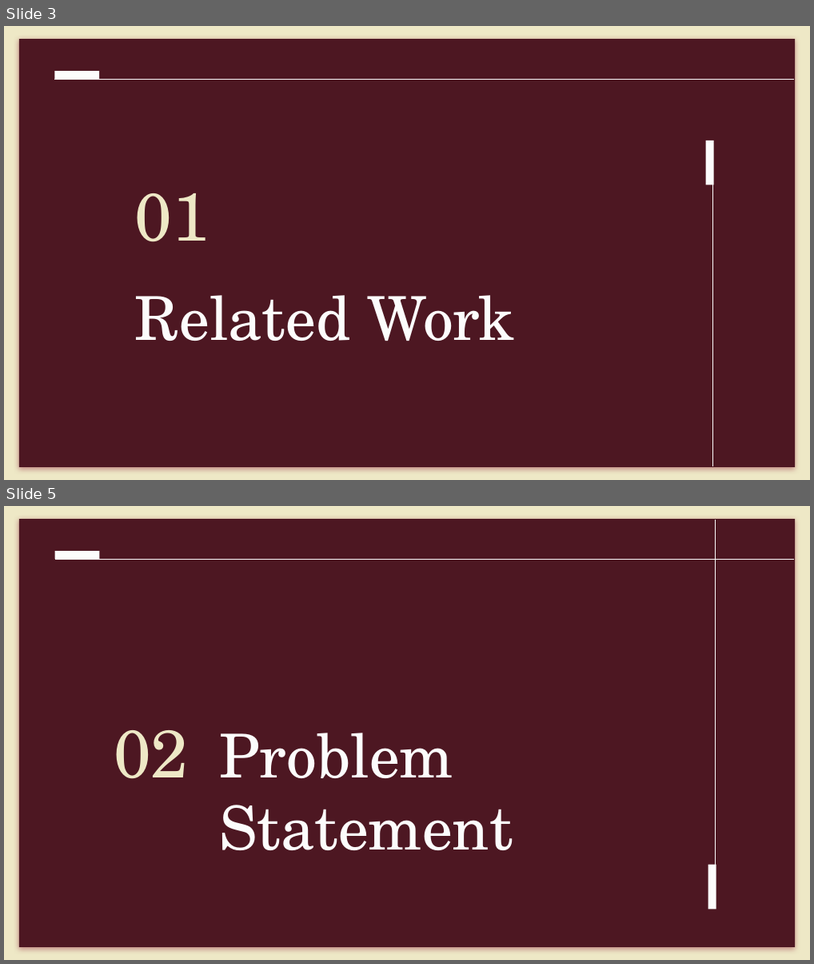
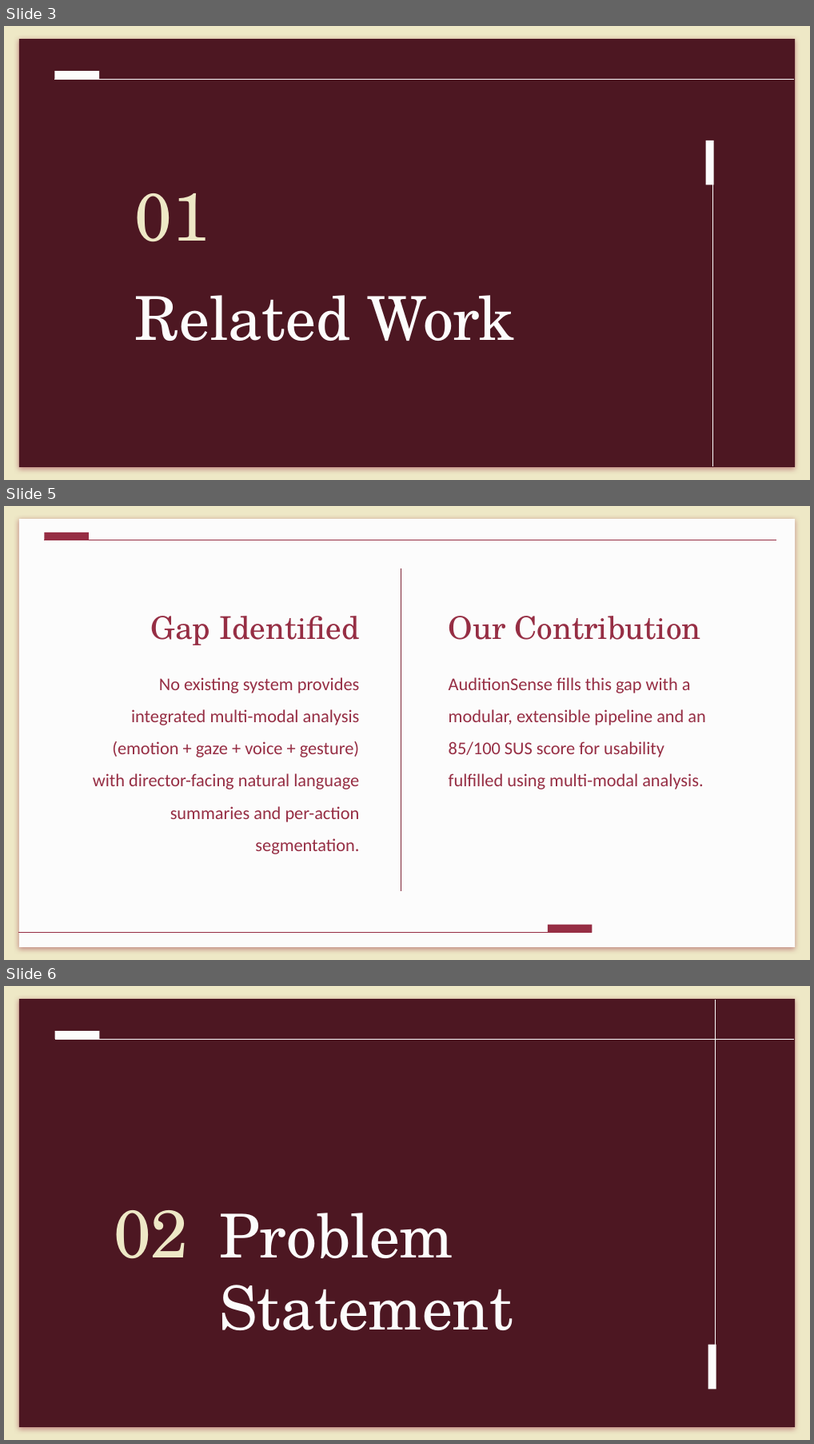
Before and after one commit to MiraPhilip12/Graduation_Project_ESLSCA, a slide deck: Final Milestone/Graduation_Project_Final_Presentation.pptx. Shown one above the other, each under a label of ours: slides 3 and 5 before the commit, slides 3, 5 and 6 after it; the slides between them are not shown. The pictures are 814x964 and 814x1444 pixels, drawn with LibreOffice and Linux fonts; fonts in the diff are those of the drawing. Boxes give left, top, right and bottom in pixels: in the first picture for what was removed or moved away, otherwise in the second. Text is boxed around its words. In the diff, an @@ line names an element or a change of style, - is before the commit and + after.

```diff
--- a/Final Milestone/Graduation_Project_Final_Presentation.pptx
+++ b/Final Milestone/Graduation_Project_Final_Presentation.pptx
@@ slide 5 added at [4, 506, 810, 960], background #EEE8C6 @@
@@ rectangle added at [19, 519, 795, 947], fill #FCFCFC @@
@@ line added from (44, 540) to (777, 540), #962E44 0.75 pt @@
@@ rectangle added at [44, 532, 89, 540], fill #962E44 @@
@@ line added from (401, 568) to (401, 891), #7D2335 0.75 pt @@
@@ subtitle added at [151, 616, 359, 645], 28 pt, text #962E44 @@
+Gap Identified
@@ subtitle added at [449, 616, 701, 640], 28 pt, text #962E44 @@
+Our Contribution
@@ subtitle added at [93, 677, 360, 854], 16 pt, text #962E44 @@
+No existing system provides integrated multi-modal analysis (emotion + gaze + voice + gesture) with director-facing natural language summaries and per-action segmentation.
@@ subtitle added at [449, 677, 706, 789], 16 pt, text #962E44 @@
+AuditionSense fills this gap with a modular, extensible pipeline and an 85/100 SUS score for usability fulfilled using multi-modal analysis.
@@ line added from (593, 932) to (18, 932), #962E44 0.75 pt @@
@@ rectangle added at [547, 924, 592, 932], fill #962E44 @@
@@ what was slide 5 is now slide 6 @@
```
Also in this commit, not shown: 2 slides changed, 6 other slides added, 4 slides removed, 3 other files.
